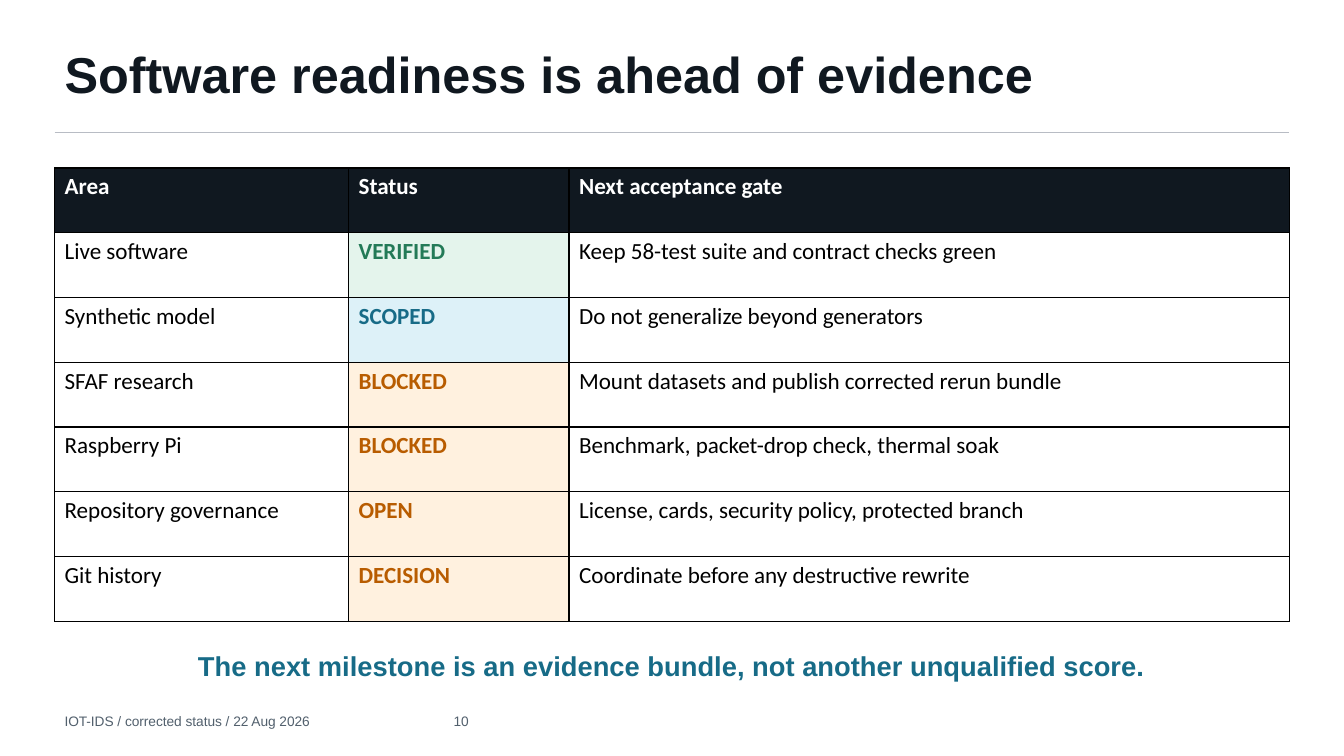
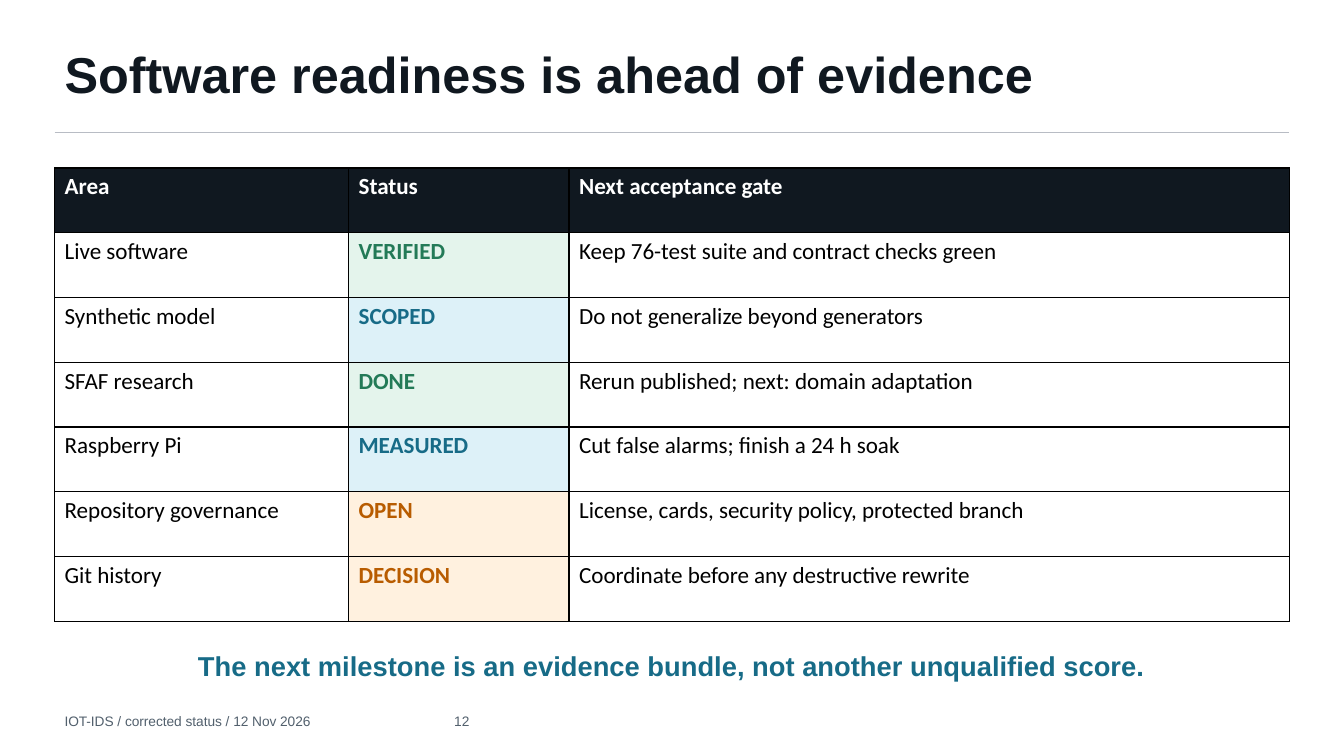
Before and after one commit to malharc373/IoT_IDS, a slide deck: slide 12 of output/presentation/IOT_IDS_Corrected_Project_Review.pptx (slide 10 before the commit). Drawn at 1344x756 pixels with LibreOffice and Linux fonts; fonts in the diff are those of the drawing. Boxes give left, top, right and bottom in pixels: in the first picture for what was removed or moved away, otherwise in the second. Text is boxed around its words. In the diff, an @@ line names an element or a change of style, - is before the commit and + after.

```diff
--- a/output/presentation/IOT_IDS_Corrected_Project_Review.pptx
+++ b/output/presentation/IOT_IDS_Corrected_Project_Review.pptx
@@ table at (54,168,1291,622) @@
-row 2, column 3: Keep 58-test suite and contract checks green
+row 2, column 3: Keep 76-test suite and contract checks green
-row 4, column 2: BLOCKED
+row 4, column 2: DONE
-row 4, column 3: Mount datasets and publish corrected rerun bundle
+row 4, column 3: Rerun published; next: domain adaptation
-row 5, column 2: BLOCKED
+row 5, column 2: MEASURED
-row 5, column 3: Benchmark, packet-drop check, thermal soak
+row 5, column 3: Cut false alarms; finish a 24 h soak
@@ fill #FFF1DF to #E4F4EC in row 4, column 2 @@
@@ fill #FFF1DF to #DDF1F8 in row 5, column 2 @@
@@ text at (65,716,469,726): text changed @@
-IOT-IDS / corrected status / 22 Aug 2026 10
+IOT-IDS / corrected status / 12 Nov 2026 12
```
Also in this commit, not shown: 10 other slides changed, 2 slides added, 1 other file.
